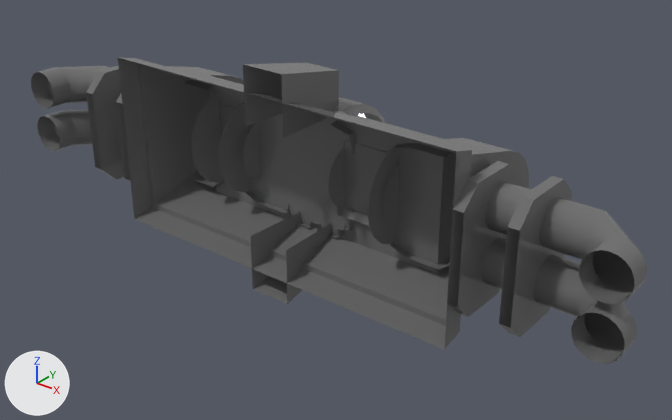
The FBX model Pogplant/Pogplant Driver/Resources/Models/Environment/Generator_Type_01.fbx: old version first, new version second.
Rendered twice from a 50 mm lens placed at (20.5, -21.7, 13.6), pointed at (0.9, 2.8, -1.6). The lights are fixed; the arrows at lower left show +X, +Y and +Z.

The first picture shows 'Generator_Type_01'.
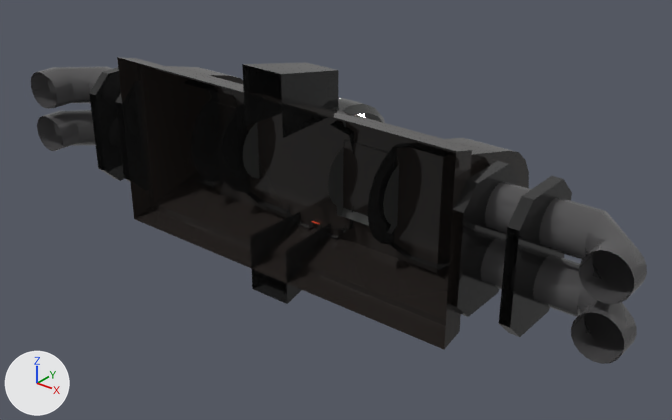
What changed in the scene script:
```text
Add img_ez_texture_01_dds:
    img_ez_texture_01_dds = load_image('EZ_Texture_01.dds', '_unpacked/EZ_Texture_01.dds', 512, 512, 'sRGB')
Add mat_ez_texture:
    mat_ez_texture = principled_material('EZ_Texture')
    mat_ez_texture.texture = img_ez_texture_01_dds  # with its transparency
    mat_ez_texture.roughness = 0.0
Change me_mesh:
    where me_mesh.from_pydata(...)  # 892 vertices, 1406 faces; spans x -13.6..13.2, y 0.0..5.8, z -4.4..4.4
    used by ob_generator_type_01; location = (0.0, 0.0, 0.0)
    me_mesh part 1: the loose piece of 16 vertices spanning x -9.8..-9.4, y 0.0..3.3, z -2.5..2.2 is moved by (0.2, 0.0, 0.0), in mat_ez_texture (picture img_ez_texture_01_dds)
    me_mesh part 2: 20 vertices moved from x -12.3..-11.6, y 0.0..2.6, z -1.3..1.7 to x -12.1..-11.4, y 0.0..2.7, z -1.2..1.8; 46 vertices removed from x -12.3..-11.6, y 0.0..2.9, z -1.8..1.6; 46 vertices added at x -12.1..-11.4, y 0.0..2.9, z -1.8..1.7
    me_mesh part 3: 987 faces spanning x -13.6..13.2, y 0.0..5.8, z -4.4..4.4 switch from mat_lambert1 (dark grey #6c6c6c) to mat_ez_texture (picture img_ez_texture_01_dds)
```

Boxes (x1, y1, x2, y2) around the edits, measured in the pictures (672 x 420 px; the box of a moved part takes in the faces that stretch with it):
part 1 of me_mesh, moved or reshaped: before (86, 66, 124, 179); after (89, 67, 124, 181)
part 2 of me_mesh, moved or reshaped: before (44, 66, 121, 150); after (43, 67, 113, 149)
part 3 of me_mesh, recoloured (grey to black): (31, 57, 647, 351) in both
